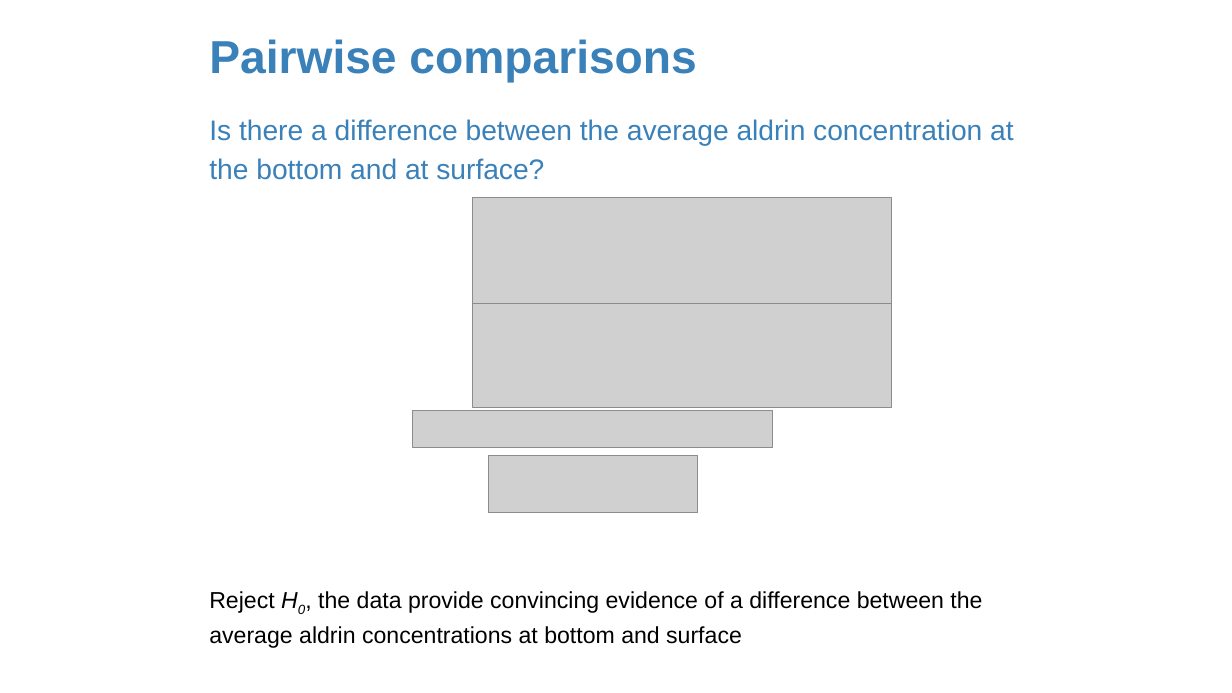
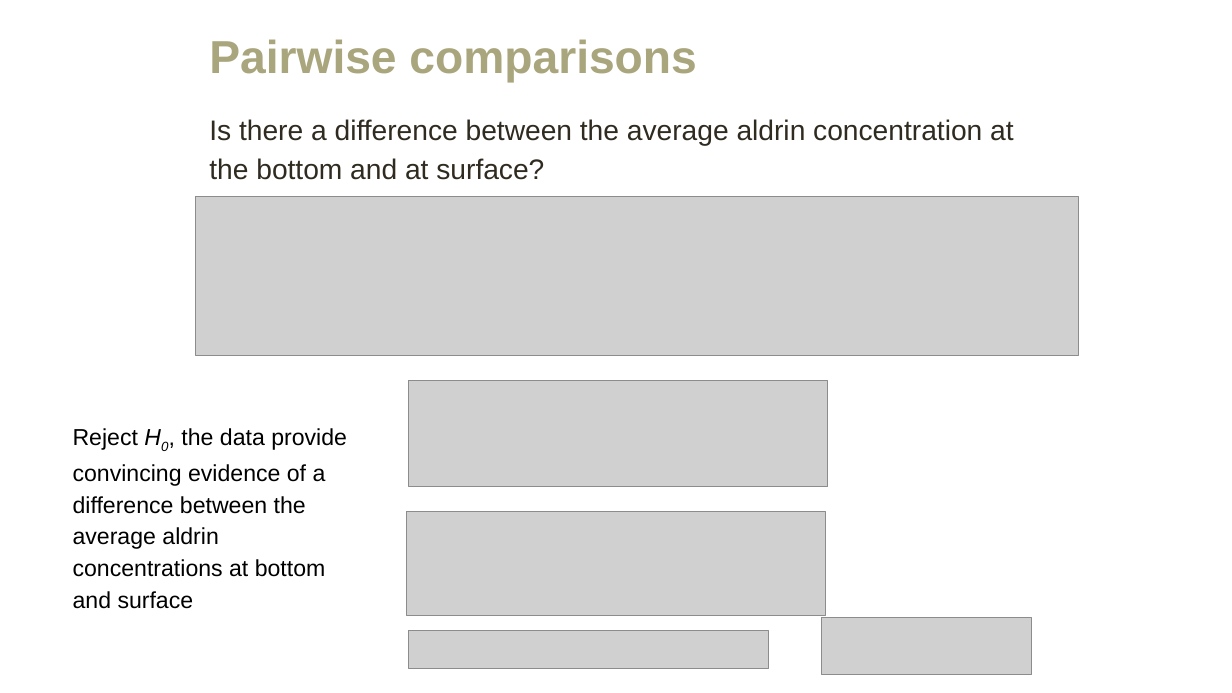
Before and after one commit to amosca01/MATH108-F23, a slide deck: slide 71 of slides/14-difference-many-means.pptx (slide 80 before the commit). Drawn at 1232x693 pixels with LibreOffice and Linux fonts; fonts in the diff are those of the drawing; grey boxes stand for pictures. Boxes give left, top, right and bottom in pixels: in the first picture for what was removed or moved away, otherwise in the second. Text is boxed around its words. In the diff, an @@ line names an element or a change of style, - is before the commit and + after.

```diff
--- a/slides/14-difference-many-means.pptx
+++ b/slides/14-difference-many-means.pptx
@@ text "Pairwise comparisons" at <box>209,39,696,83</box>: text colour #3A81BA to #A9A57C @@
@@ text "Is there a difference between ..." at <box>209,119,1013,180</box>: text colour #3A81BA to #2F2B20 @@
@@ picture added at <box>195,197,1079,356</box> @@
@@ picture: place and size @@
-picture at <box>472,304,891,408</box>
+picture at <box>409,381,828,487</box>
@@ text "Reject H0, the data provide ..." rewrapped from <box>209,591,982,648</box> to <box>73,428,347,609</box> @@
@@ picture: place and size @@
-picture at <box>472,198,891,304</box>
+picture at <box>407,512,825,616</box>
@@ picture: place and size @@
-picture at <box>488,456,698,513</box>
+picture at <box>823,617,1032,675</box>
@@ picture: place and size @@
-picture at <box>413,410,774,448</box>
+picture at <box>409,631,770,669</box>
```
Also in this commit, not shown: 62 other slides changed, 3 slides added, 12 slides removed, 10 other files.
